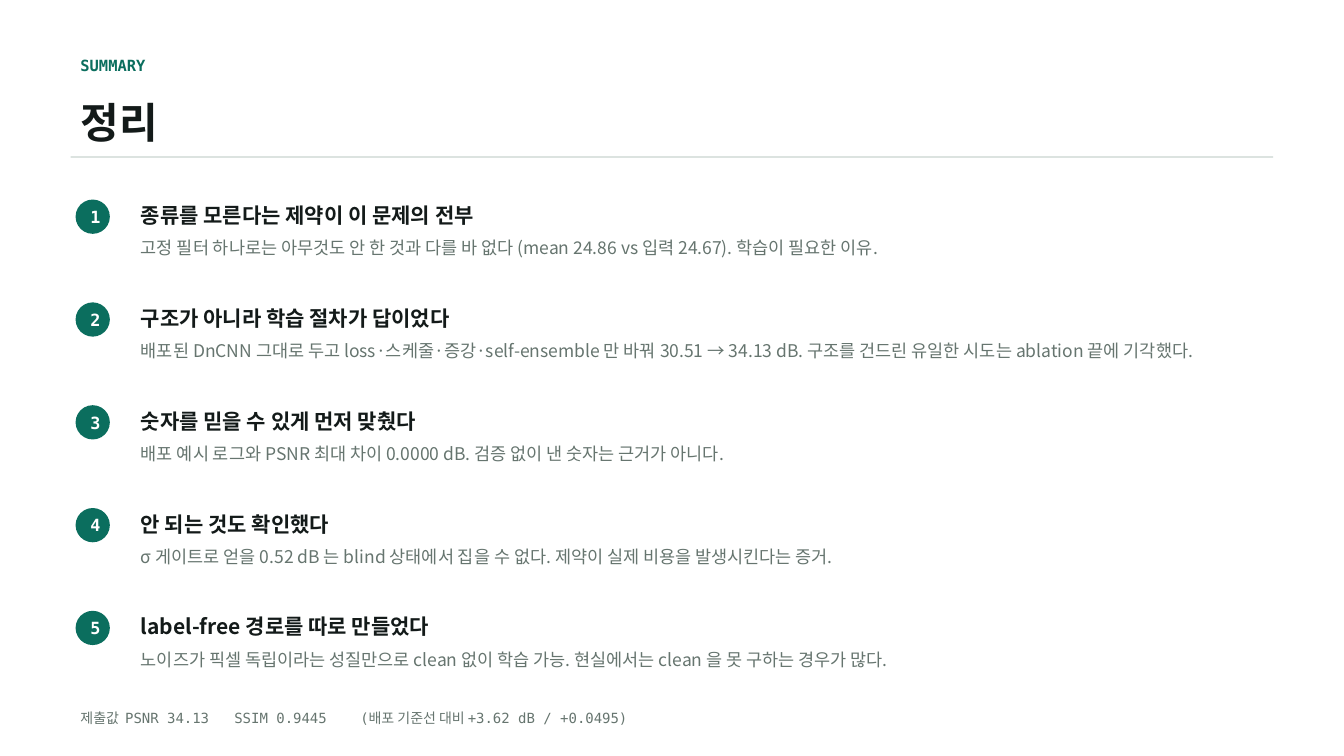
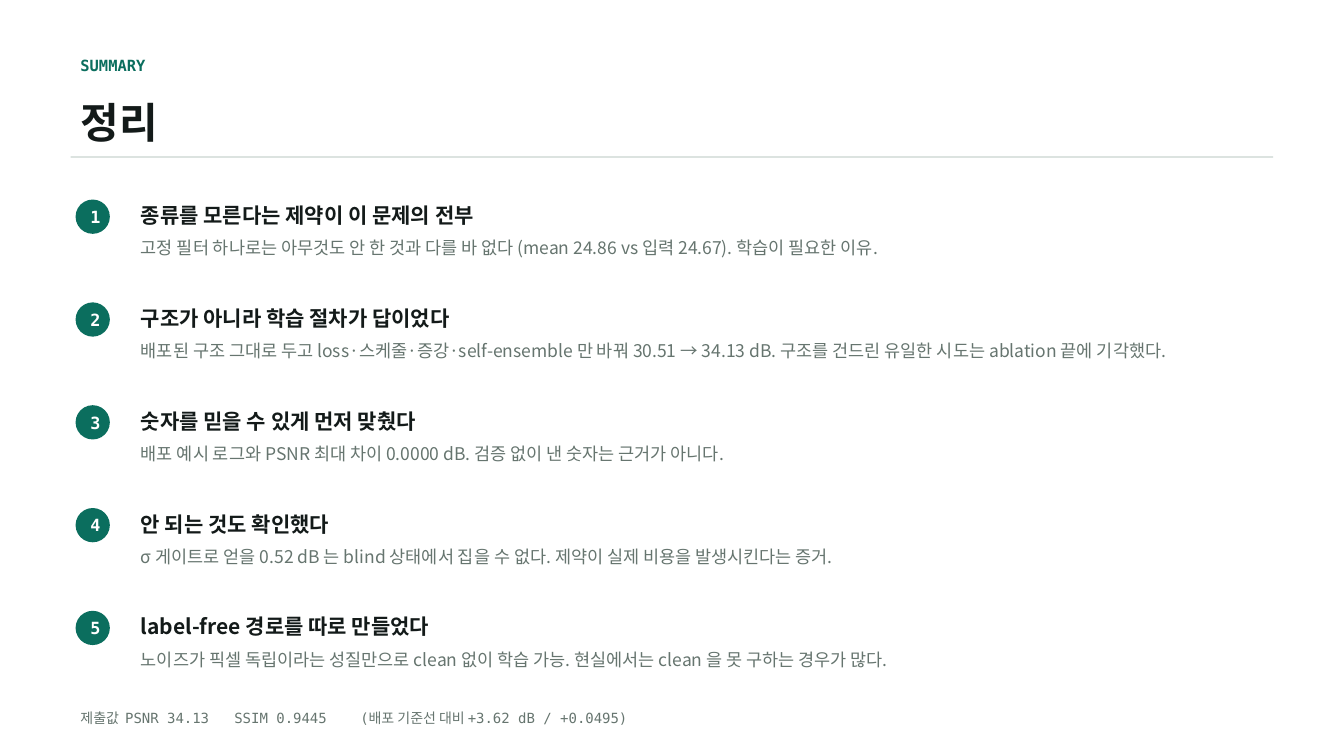
Before and after one commit to kithhooni-commits/ds-practice, a slide deck: slide 14 of 실습5/실습5_denoising_발표.pptx. Drawn at 1344x756 pixels with LibreOffice and Linux fonts; fonts in the diff are those of the drawing. Boxes give left, top, right and bottom in pixels: in the first picture for what was removed or moved away, otherwise in the second. Text is boxed around its words. In the diff, an @@ line names an element or a change of style, - is before the commit and + after.

```diff
--- a/실습5/실습5_denoising_발표.pptx
+++ b/실습5/실습5_denoising_발표.pptx
@@ text at (141, 342, 1166, 359): text changed @@
-배포된 DnCNN 그대로 두고 loss·스케줄·증강·self-ensemble 만 바꿔 30.51 → 34.13 dB. 구조를 건드린 유일한 시도는 ablation 끝에 기각했다.
+배포된 구조 그대로 두고 loss·스케줄·증강·self-ensemble 만 바꿔 30.51 → 34.13 dB. 구조를 건드린 유일한 시도는 ablation 끝에 기각했다.
```
Also in this commit, not shown: 3 other slides changed, 2 other files.
